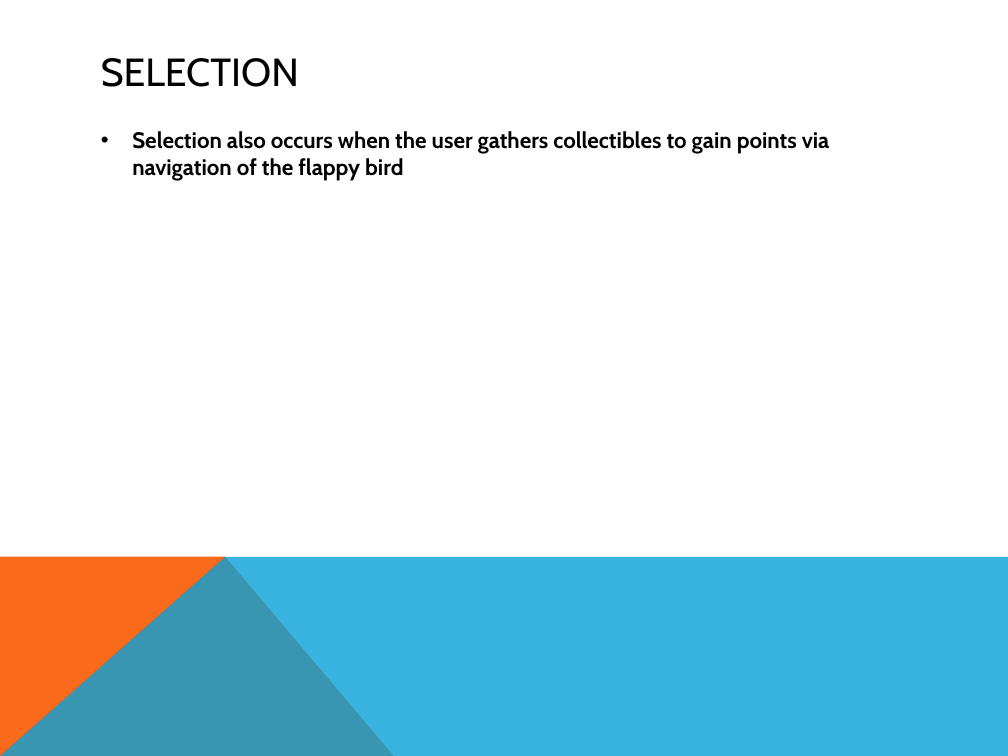
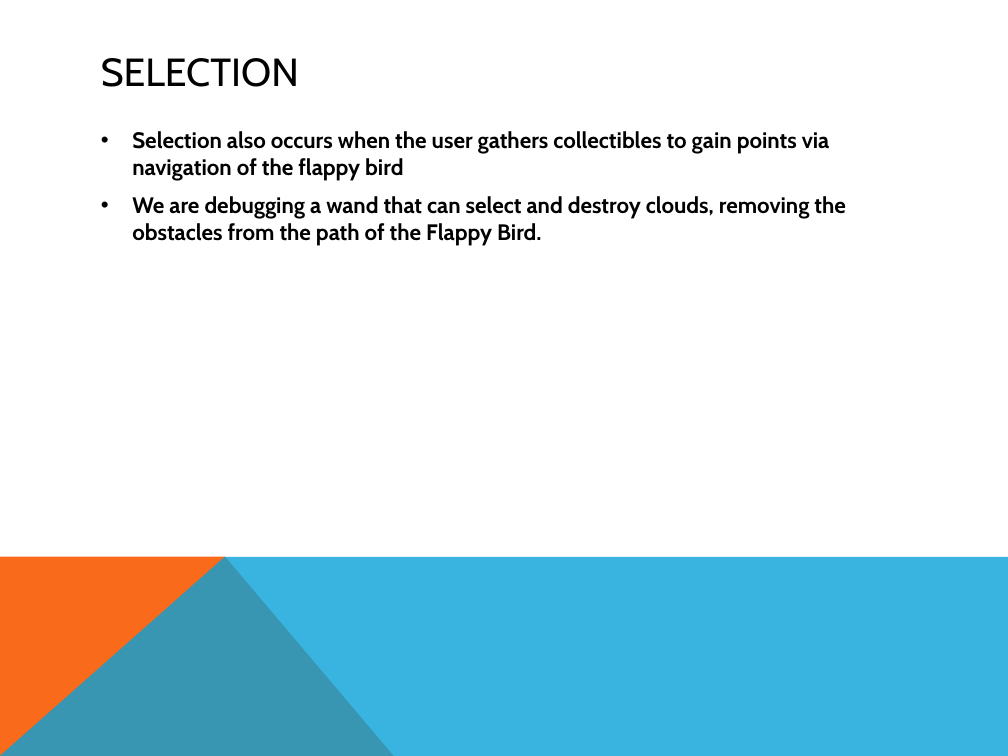
Before and after one commit to jpf2141/FlappyBird3D, a slide deck: slide 12 of final_presentation_slides.pptx. Drawn at 1008x756 pixels with LibreOffice and Linux fonts; fonts in the diff are those of the drawing. Boxes give left, top, right and bottom in pixels: in the first picture for what was removed or moved away, otherwise in the second. Text is boxed around its words. In the diff, an @@ line names an element or a change of style, - is before the commit and + after.

```diff
--- a/final_presentation_slides.pptx
+++ b/final_presentation_slides.pptx
@@ text at (132, 196, 845, 246): paragraph added @@
+• We are debugging a wand that can select and destroy clouds, removing the obstacles from the path of the Flappy Bird.
```
Also in this commit, not shown: 6 other slides changed, 52 other files.
